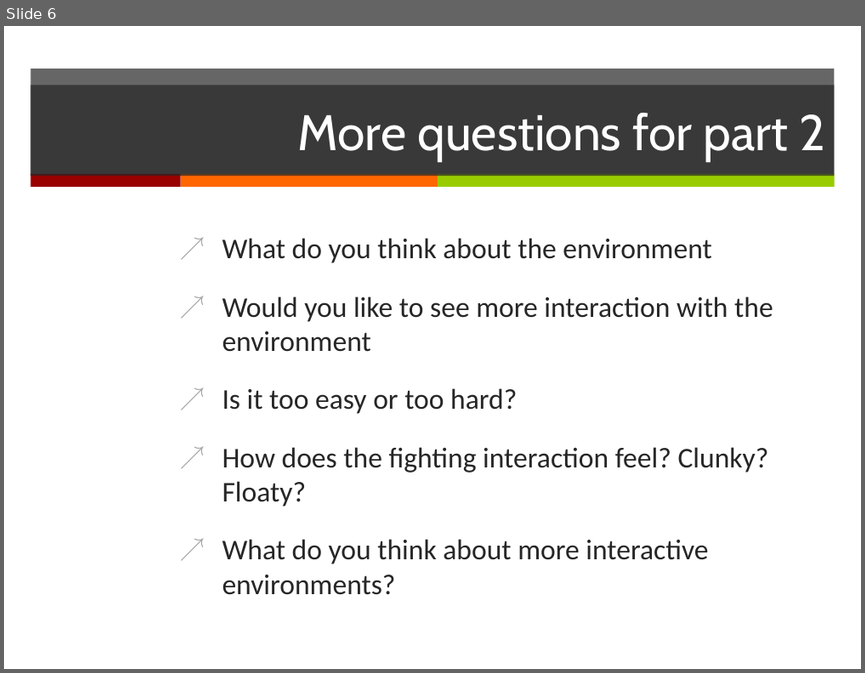
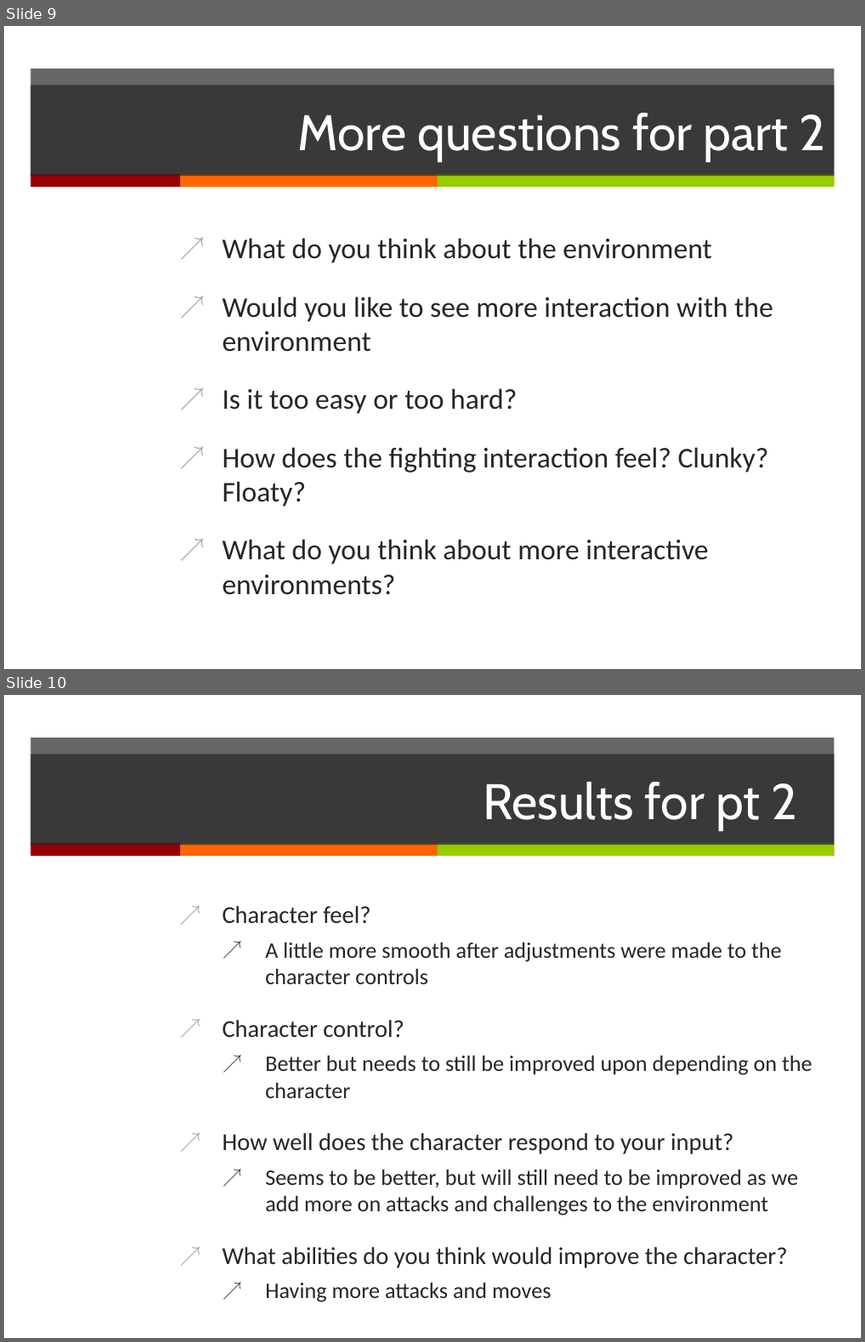
Before and after one commit to JELGT2011/Wizards-Of-Dos, a slide deck: P1.pptx. Shown one above the other, each under a label of ours: slide 6 before the commit, slides 9 and 10 after it. The pictures are 865x673 and 865x1342 pixels, drawn with LibreOffice and Linux fonts; fonts in the diff are those of the drawing. Boxes give left, top, right and bottom in pixels: in the first picture for what was removed or moved away, otherwise in the second. Text is boxed around its words. In the diff, an @@ line names an element or a change of style, - is before the commit and + after.

```diff
--- a/P1.pptx
+++ b/P1.pptx
@@ slide 10 added at [4, 695, 861, 1338], background #FFFFFF; not listed: 4 template elements that a slide beside it also shows @@
@@ title added at [30, 755, 834, 845], fill #262626 at 70% opacity, 42 pt, text #FFFFFF @@
+Results for pt 2
@@ text added at [222, 906, 812, 1268], 18.7 pt, text #262626 @@
+↗ Character feel?
+  ↗ A little more smooth after adjustments were made to the character controls
+↗ Character control?
+  ↗ Better but needs to still be improved upon depending on the character
+↗ How well does the character respond to your input?
+  ↗ Seems to be better, but will still need to be improved as we add more on attacks and challenges to the environment
+↗ What abilities do you think would improve the character?
+  ↗ Having more attacks and moves
@@ what was slide 6 is now slide 9 @@
```
Also in this commit, not shown: 5 slides changed, 7 other slides added.
